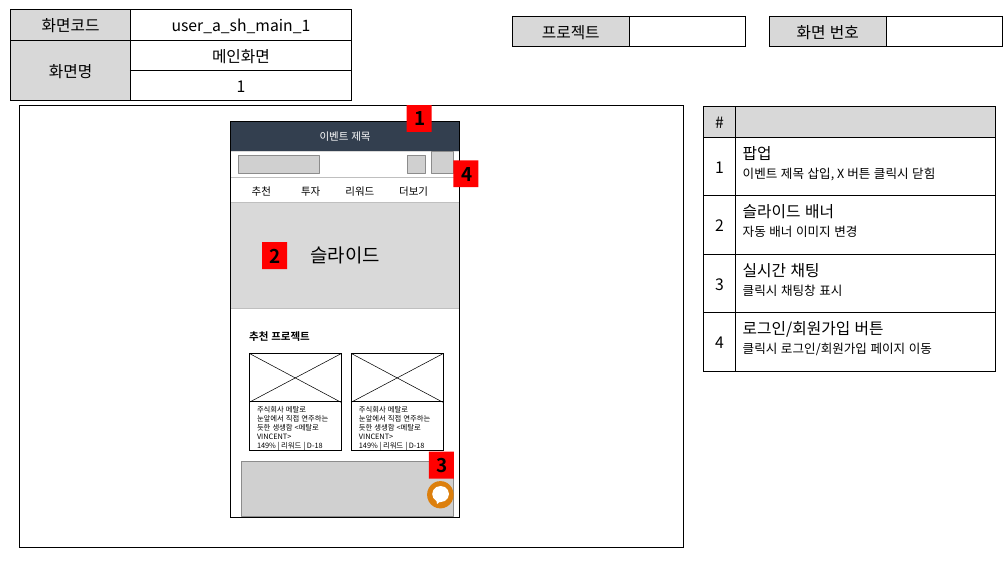
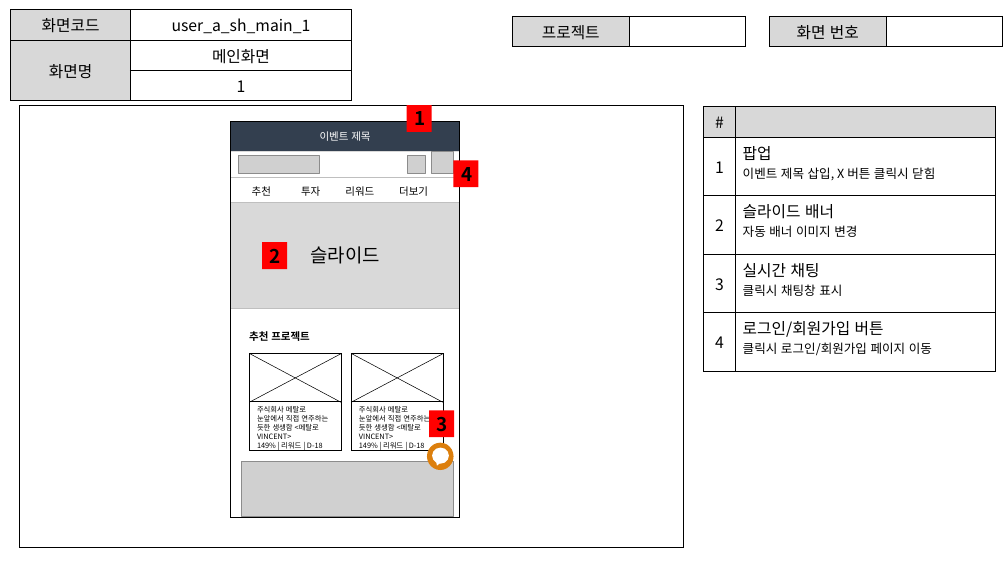
Before and after one commit to ezenteam2/EzenCrowdFunding, a slide deck: slide 2 of project03 화면설계서/project03 - 화면 설계서 - 서희.pptx. Drawn at 1008x567 pixels with LibreOffice and Linux fonts; fonts in the diff are those of the drawing; grey boxes stand for pictures; background and template pictures are left out. Boxes give left, top, right and bottom in pixels: in the first picture for what was removed or moved away, otherwise in the second. Text is boxed around its words. In the diff, an @@ line names an element or a change of style, - is before the commit and + after.

```diff
--- a/project03 화면설계서/project03 - 화면 설계서 - 서희.pptx
+++ b/project03 화면설계서/project03 - 화면 설계서 - 서희.pptx
@@ 1 rectangle, 1 ellipse, 1 speech bubble: place and size @@
-1 rectangle, 1 ellipse, 1 speech bubble at [427,452,454,508]
+1 rectangle, 1 ellipse, 1 speech bubble at [427,411,454,470]
```
Also in this commit, not shown: 3 other slides changed.
